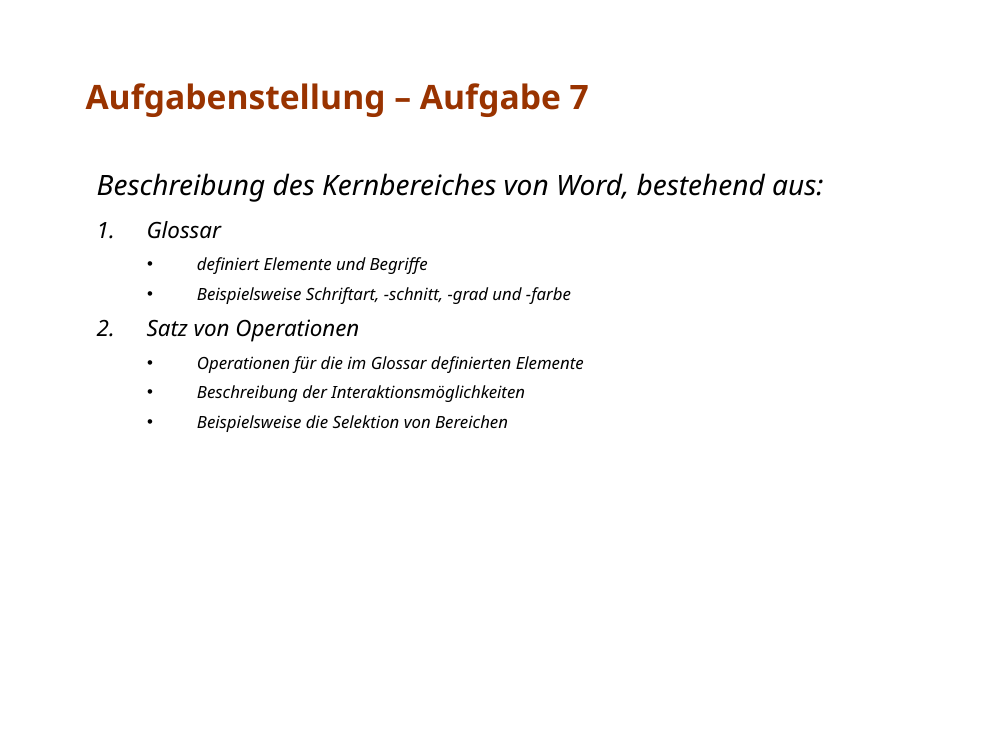
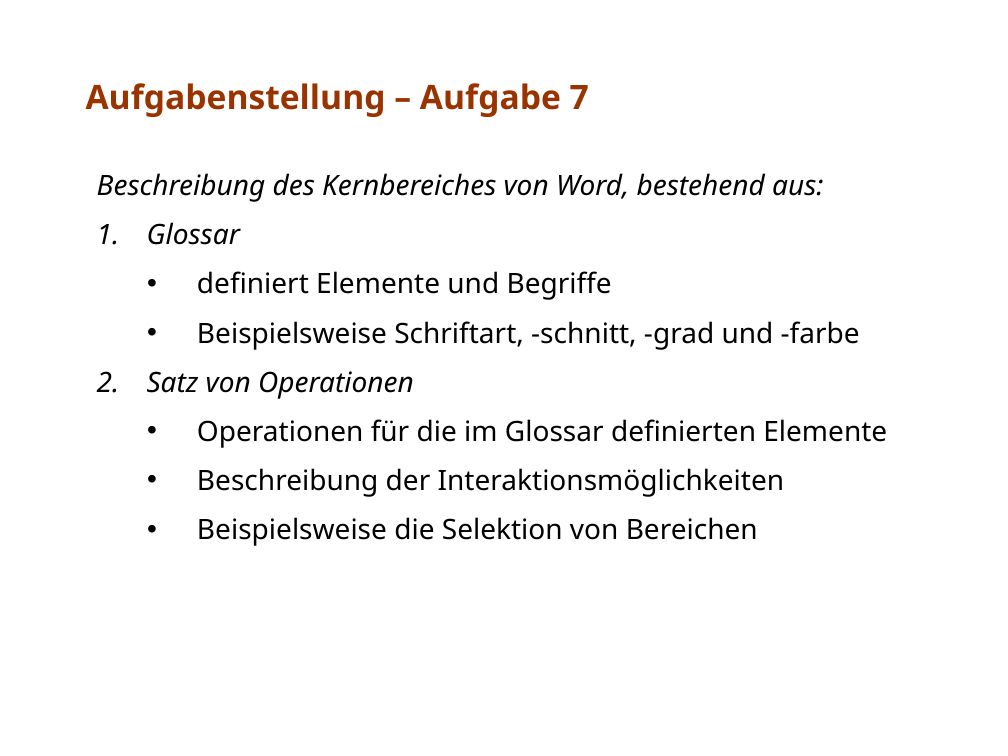
Before and after one commit to stzschoppe/sw-ergonomie, a slide deck: slide 3 of aufgabe7/office/ppt/praes.ppt. Drawn at 1008x756 pixels with LibreOffice and Linux fonts; fonts in the diff are those of the drawing. Boxes give left, top, right and bottom in pixels: in the first picture for what was removed or moved away, otherwise in the second. Text is boxed around its words. In the diff, an @@ line names an element or a change of style, - is before the commit and + after.

```diff
--- a/aufgabe7/office/ppt/praes.ppt
+++ b/aufgabe7/office/ppt/praes.ppt
@@ subtitle at [147, 222, 887, 546]: size 16 to 20 pt in "Glossar", "Satz von Operationen"; size 12 to 20 pt, italic off in "definiert Elemente und Begriffe", "Beispielsweise Schriftart, -schnitt, -grad und -farbe", "Operationen für die im Glossar definierten Elemente", "Beschreibung der Interaktionsmöglichkeiten" and 1 more places; more space between paragraphs @@
```
Also in this commit, not shown: 3 other slides changed.
